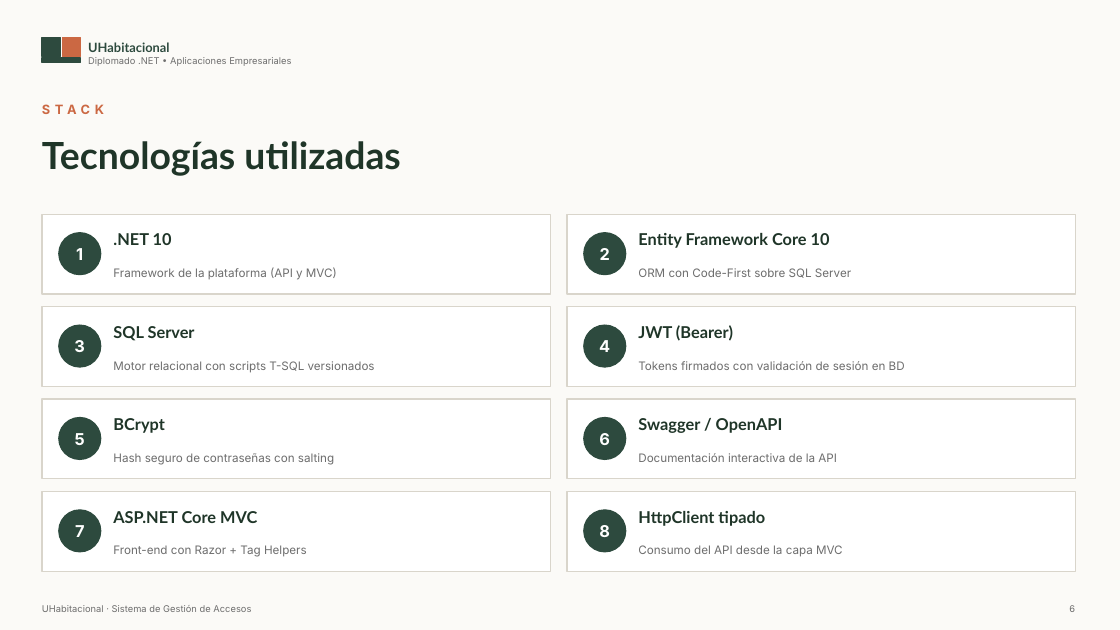
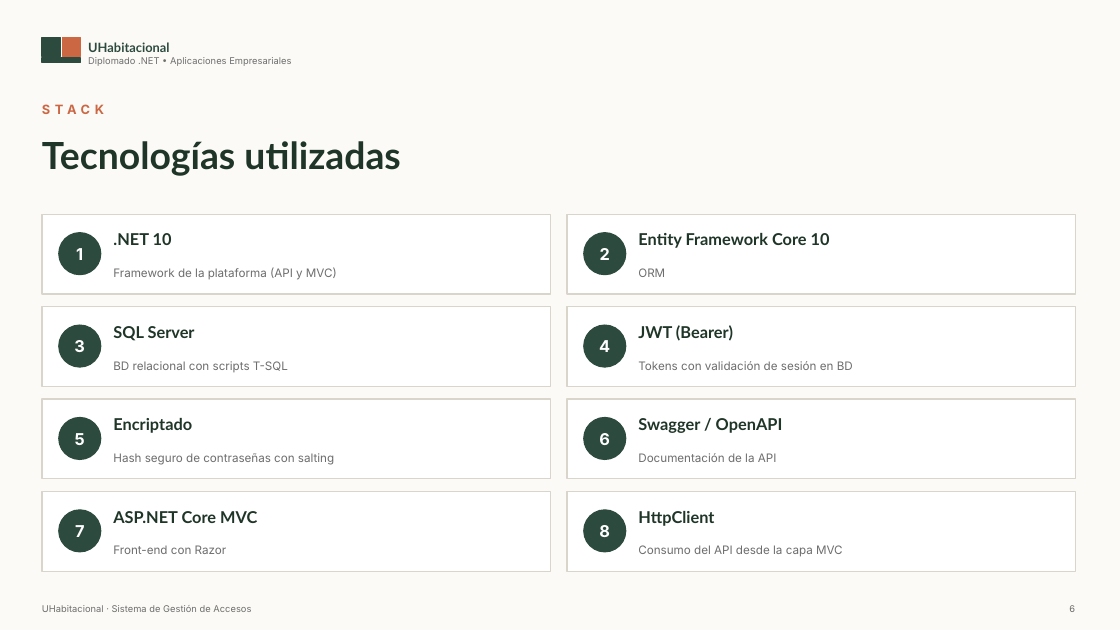
Before and after one commit to AlejandraEscobar3G/UHabitacional, a slide deck: slide 6 of UHabitacional_Presentacion.pptx. Drawn at 1120x630 pixels with LibreOffice and Linux fonts; fonts in the diff are those of the drawing. Boxes give left, top, right and bottom in pixels: in the first picture for what was removed or moved away, otherwise in the second. Text is boxed around its words. In the diff, an @@ line names an element or a change of style, - is before the commit and + after.

```diff
--- a/UHabitacional_Presentacion.pptx
+++ b/UHabitacional_Presentacion.pptx
@@ text at (638,268,665,277): text changed @@
-ORM con Code-First sobre SQL Server
+ORM
@@ text at (113,361,288,372): text changed @@
-Motor relacional con scripts T-SQL versionados
+BD relacional con scripts T-SQL
@@ text at (638,361,853,370): text changed @@
-Tokens firmados con validación de sesión en BD
+Tokens con validación de sesión en BD
@@ text at (113,418,192,433): text changed @@
-BCrypt
+Encriptado
@@ text at (638,453,777,462): text changed @@
-Documentación interactiva de la API
+Documentación de la API
@@ text at (638,511,714,526): text changed @@
-HttpClient tipado
+HttpClient
@@ text at (113,545,227,554): text changed @@
-Front-end con Razor + Tag Helpers
+Front-end con Razor
```
Also in this commit, not shown: 4 other slides changed, 1 slide removed, 7 other files.
